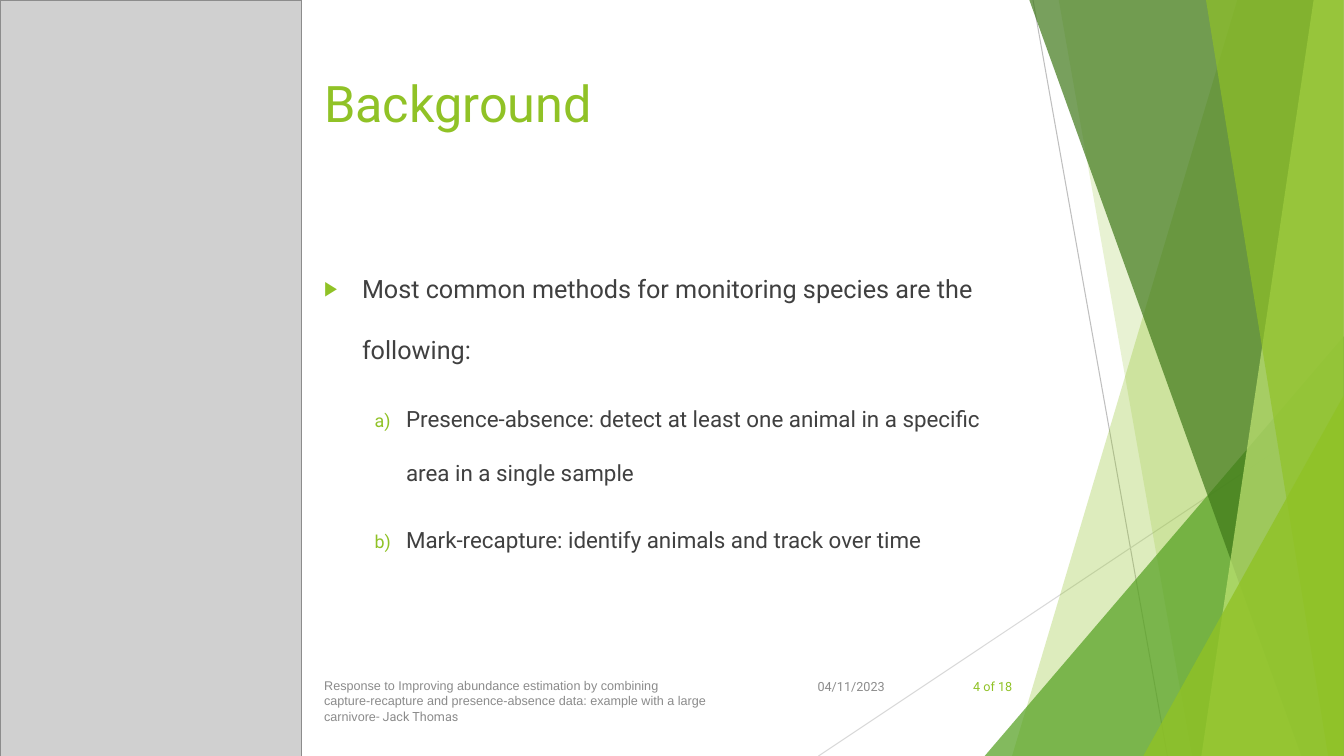
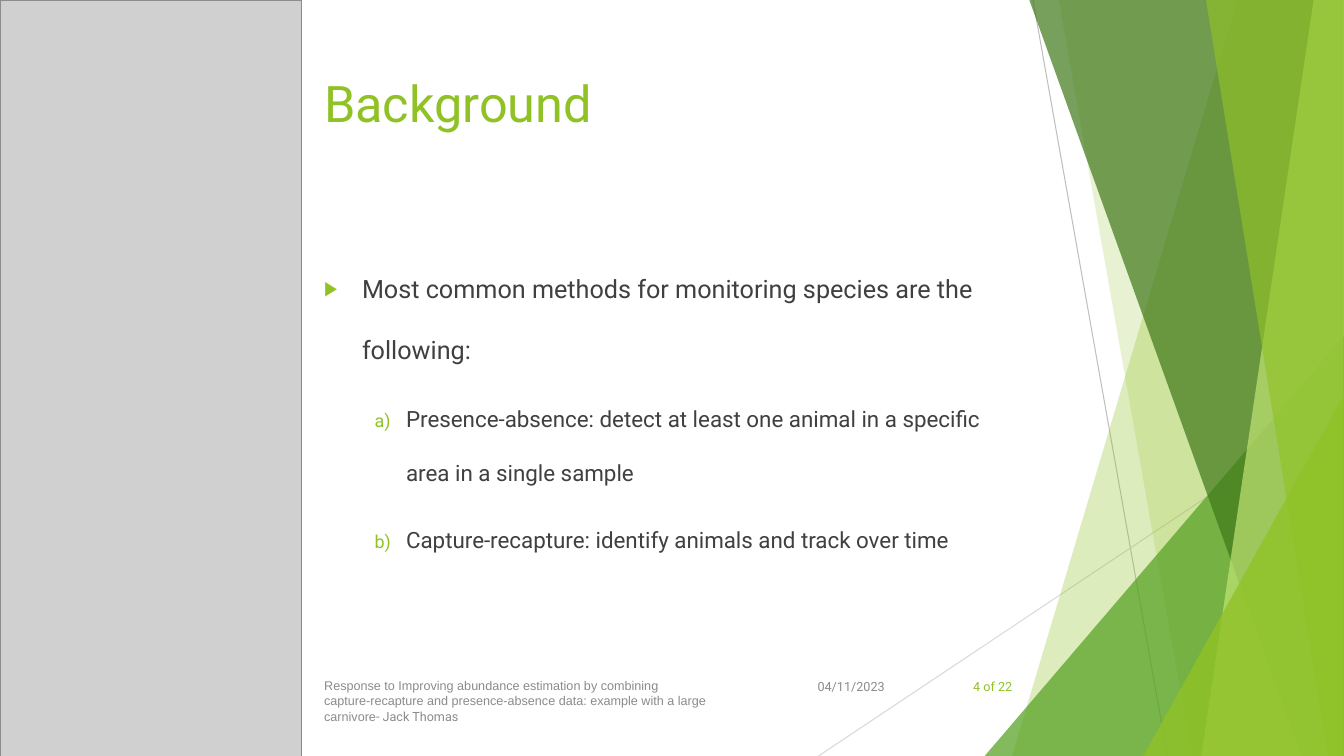
Before and after one commit to jackthomas818/masters-project, a slide deck: slide 4 of resources/OralPresentation/OralPresentationJack.pptx. Drawn at 1344x756 pixels with LibreOffice and Linux fonts; fonts in the diff are those of the drawing; grey boxes stand for pictures. Boxes give left, top, right and bottom in pixels: in the first picture for what was removed or moved away, otherwise in the second. Text is boxed around its words. In the diff, an @@ line names an element or a change of style, - is before the commit and + after.

```diff
--- a/resources/OralPresentation/OralPresentationJack.pptx
+++ b/resources/OralPresentation/OralPresentationJack.pptx
@@ text at (x1=406, y1=531, x2=948, y2=553): text changed @@
-  b) Mark-recapture: identify animals and track over time
+  b) Capture-recapture: identify animals and track over time
@@ page number at (x1=973, y1=681, x2=1012, y2=691): text changed @@
-4 of 18
+4 of 22
```
Also in this commit, not shown: 9 other slides changed, 4 slides removed, 1 other file.
